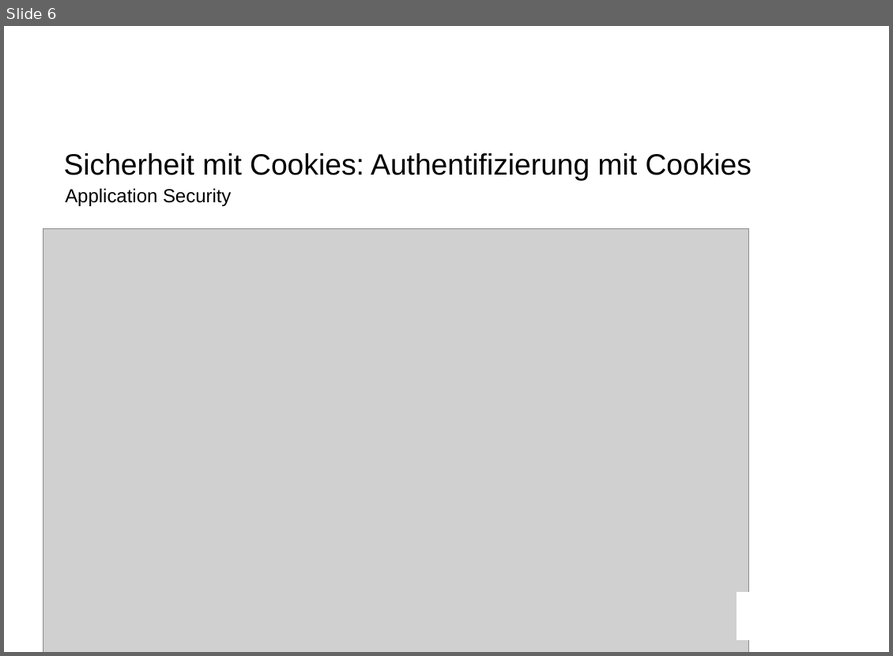
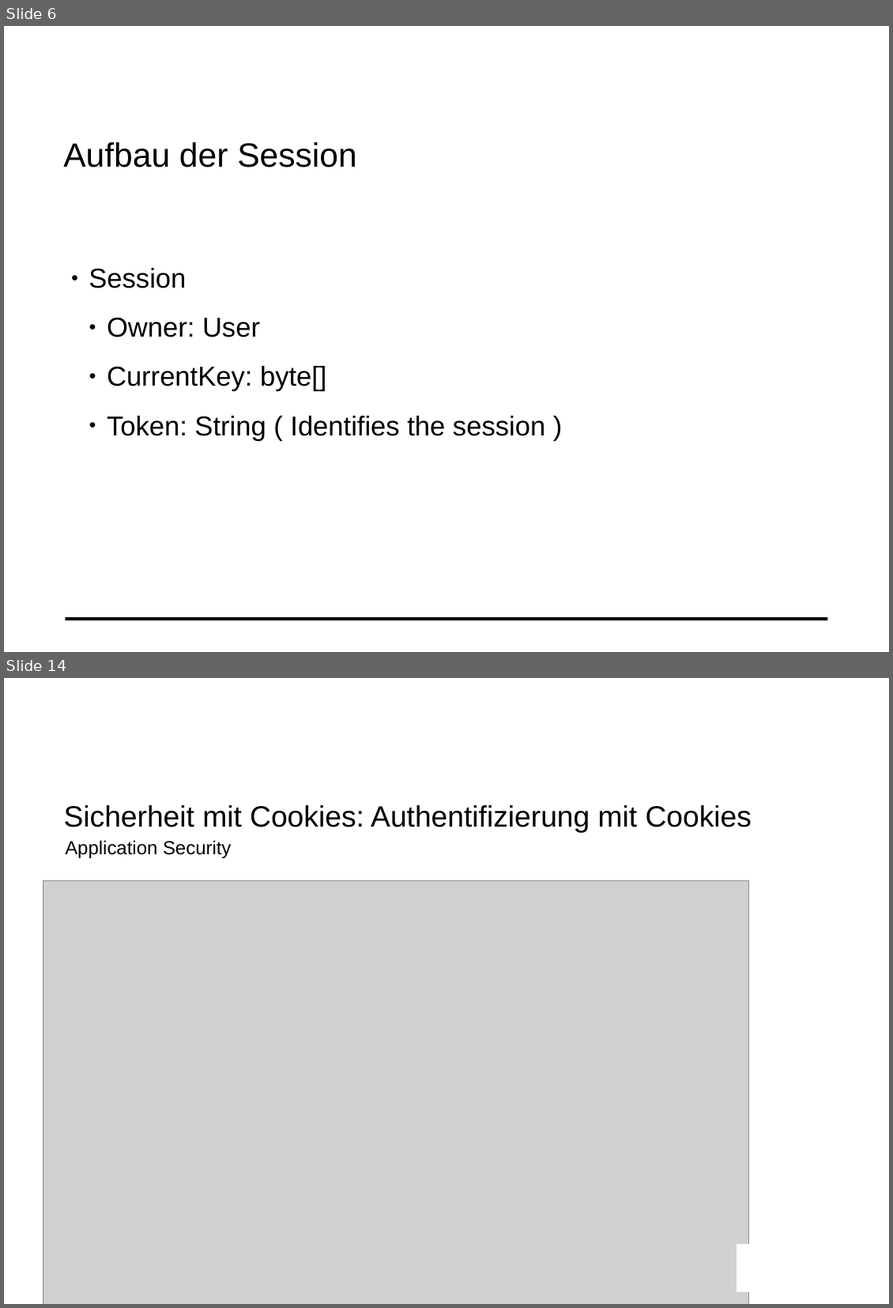
Before and after one commit to mat1/apsicookie, a slide deck: documentation/Cookie.odp. Shown one above the other, each under a label of ours: slide 6 before the commit, slides 6 and 14 after it; the slides between them are not shown. The pictures are 893x656 and 893x1308 pixels, drawn with LibreOffice and Linux fonts; fonts in the diff are those of the drawing; grey boxes stand for pictures; background and template pictures are left out. Boxes give left, top, right and bottom in pixels: in the first picture for what was removed or moved away, otherwise in the second. Text is boxed around its words. In the diff, an @@ line names an element or a change of style, - is before the commit and + after.

```diff
--- a/documentation/Cookie.odp
+++ b/documentation/Cookie.odp
@@ slide 6 added at (x1=4, y1=26, x2=889, y2=652), background #FFFFFF; not listed: 1 template element that a slide beside it also shows @@
@@ text added at (x1=63, y1=142, x2=356, y2=167), 32 pt, text #000000 @@
+Aufbau der Session
@@ text added at (x1=89, y1=268, x2=545, y2=441), 26 pt, text #000000 @@
+● Session
+  ● Owner: User
+  ● CurrentKey: byte[]
+  ● Token: String ( Identifies the session )
@@ what was slide 6 is now slide 14 @@
```
Also in this commit, not shown: 2 slides changed, 7 other slides added, 1 other file.
